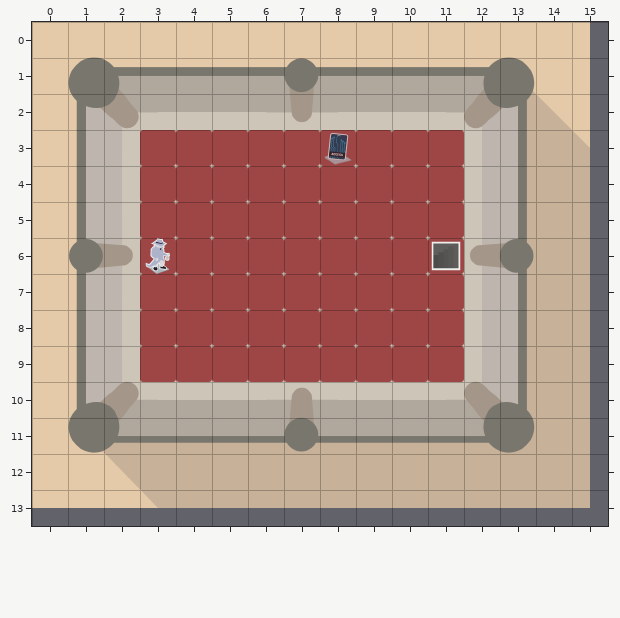
Two versions of a level (Tiled map (JSON), src/resources/maps/level-5-floor-1.json). The picture above was drawn from the file before the commit.
Cells are 75x75 px. Shown: x 0..15, y 0..13.
The same view after the edit:
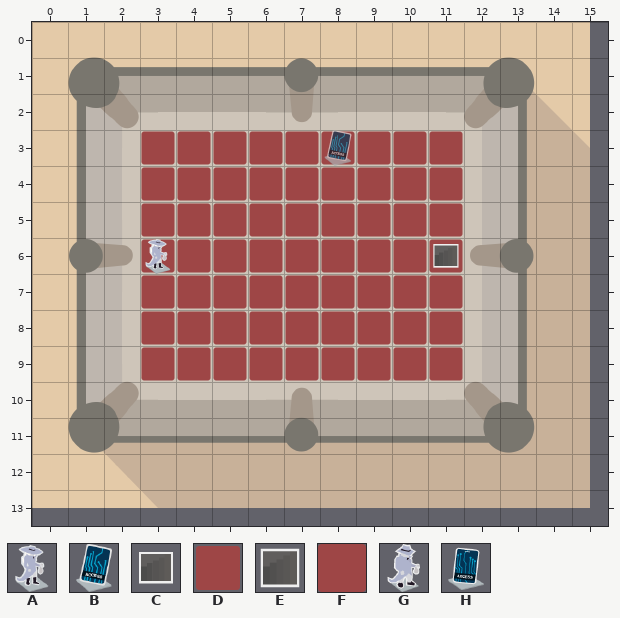
Key: from "assets": A 0 "START", B 11 "KEY", C 15 "EXIT", D 59 "BLANK"; from "tiles": E 1, F 5, G 7, H 9.
_ is an empty cell.
Objects are placed by their top-left corner, in cells (3,4 is the top-left corner of cell 3,4); size is 1x1 cell unless given.
Changes in this commit:
Layer "Tiles":
y 3..9: x 3..11 FFFFFFFFF -> DDDDDDDDD
Layer "Assets":
y 6: x 3 G -> A; x 11 E -> C
Layer "Random Key":
added: B "KEY" at 8,3
removed: H at 8,3
Where, in picture pixels (left, top, right, bottom), the same in both pictures:
changed: (140, 130, 464, 382)
